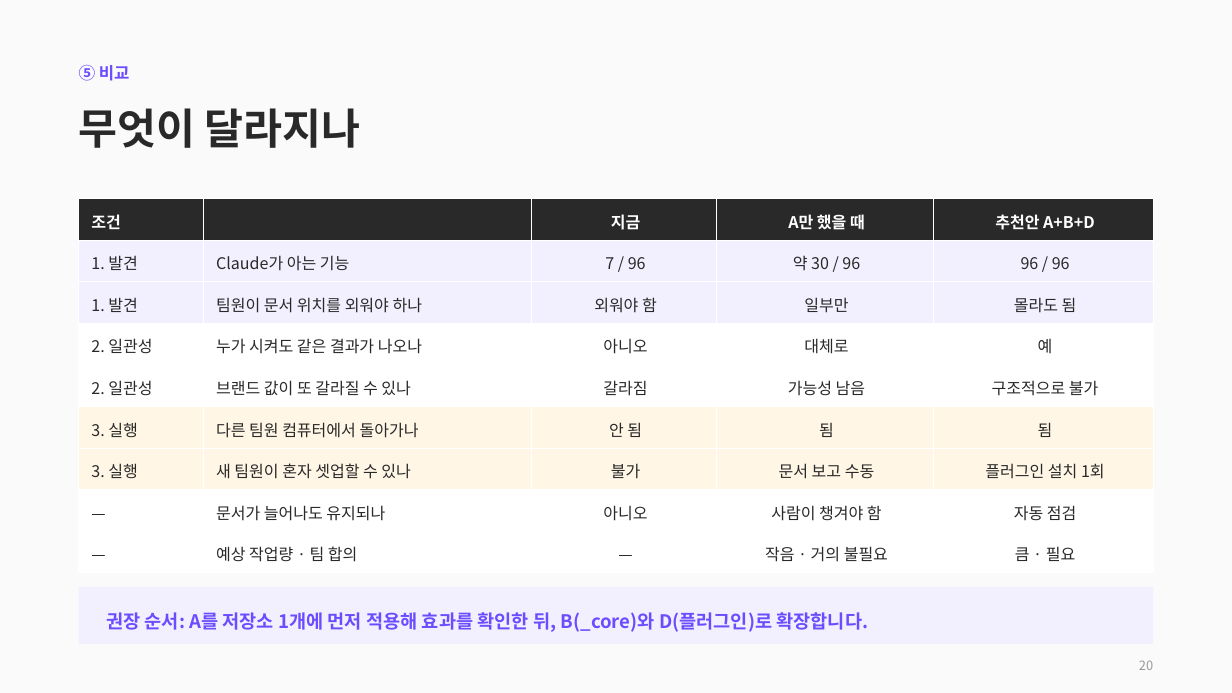
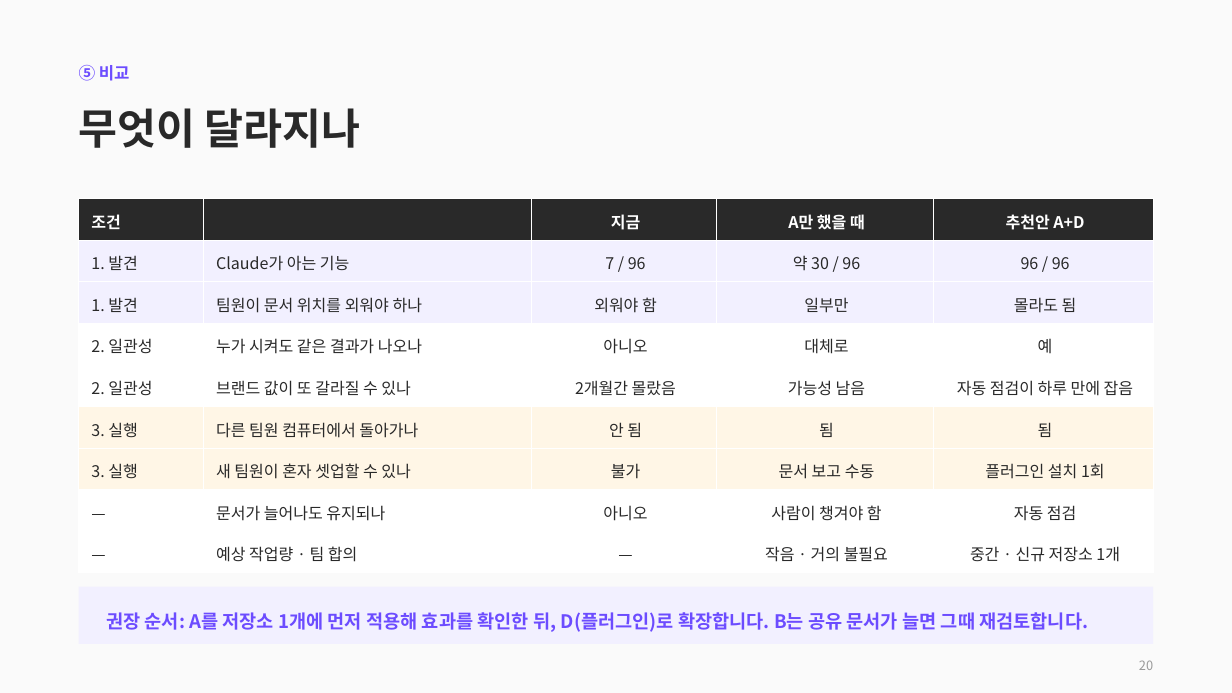
Before and after one commit to CdBd-in/design, a slide deck: slide 20 of CdBd 문서 체계 진단 및 개편 제안.pptx. Drawn at 1232x693 pixels with LibreOffice and Linux fonts; fonts in the diff are those of the drawing. Boxes give left, top, right and bottom in pixels: in the first picture for what was removed or moved away, otherwise in the second. Text is boxed around its words. In the diff, an @@ line names an element or a change of style, - is before the commit and + after.

```diff
--- a/CdBd 문서 체계 진단 및 개편 제안.pptx
+++ b/CdBd 문서 체계 진단 및 개편 제안.pptx
@@ table at [79, 199, 1153, 573] @@
-row 1, column 5: 추천안 A+B+D
+row 1, column 5: 추천안 A+D
-row 5, column 3: 갈라짐
+row 5, column 3: 2개월간 몰랐음
-row 5, column 5: 구조적으로 불가
+row 5, column 5: 자동 점검이 하루 만에 잡음
-row 9, column 5: 큼 · 필요
+row 9, column 5: 중간 · 신규 저장소 1개
@@ text at [106, 612, 1088, 632]: text changed @@
-권장 순서: A를 저장소 1개에 먼저 적용해 효과를 확인한 뒤, B(_core)와 D(플러그인)로 확장합니다.
+권장 순서: A를 저장소 1개에 먼저 적용해 효과를 확인한 뒤, D(플러그인)로 확장합니다. B는 공유 문서가 늘면 그때 재검토합니다.
```
Also in this commit, not shown: 5 other slides changed, 1 other file.
